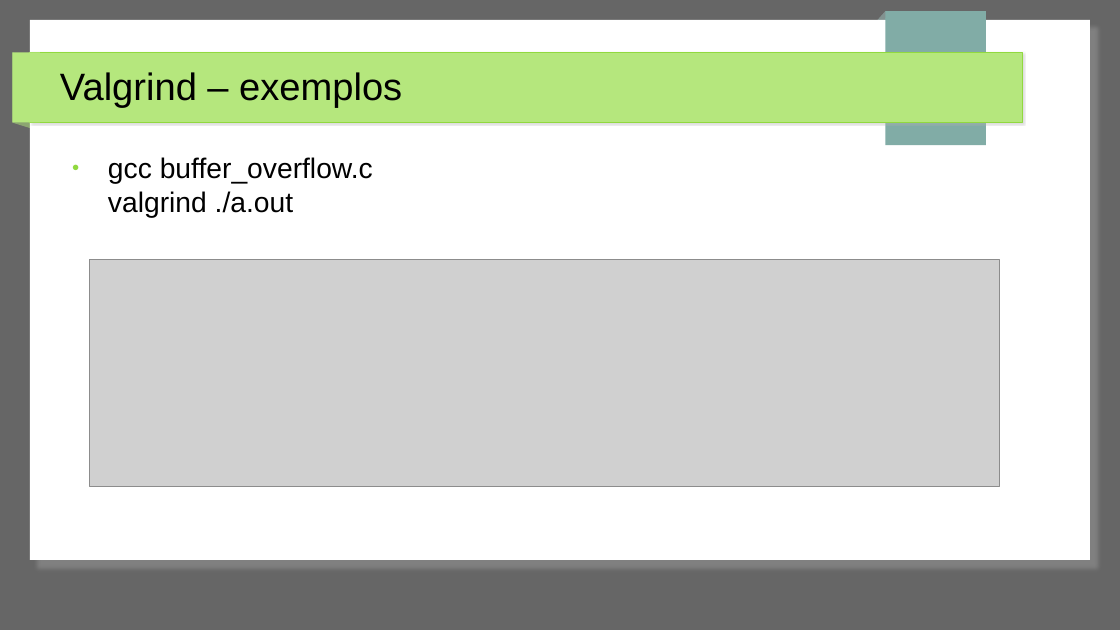
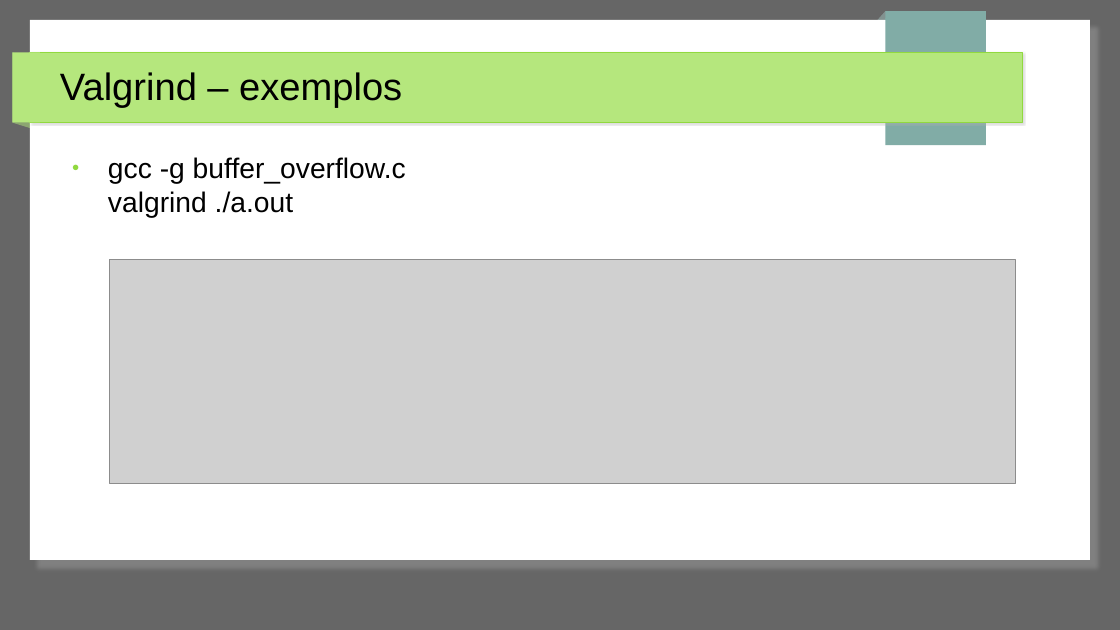
Before and after one commit to jpantonow/SB-T1-ANALISADORES, a slide deck: slide 19 of Slides.odp. Drawn at 1120x630 pixels with LibreOffice and Linux fonts; fonts in the diff are those of the drawing; grey boxes stand for pictures. Boxes give left, top, right and bottom in pixels: in the first picture for what was removed or moved away, otherwise in the second. Text is boxed around its words. In the diff, an @@ line names an element or a change of style, - is before the commit and + after.

```diff
--- a/Slides.odp
+++ b/Slides.odp
@@ text at (108, 157, 406, 218): text changed @@
-● gcc buffer_overflow.c
-  valgrind ./a.out
+● gcc -g buffer_overflow.c
+  valgrind ./a.out
@@ picture: place and size @@
-picture at (89, 260, 1000, 487)
+picture at (109, 260, 1015, 484)
```
Also in this commit, not shown: 7 other slides changed.
